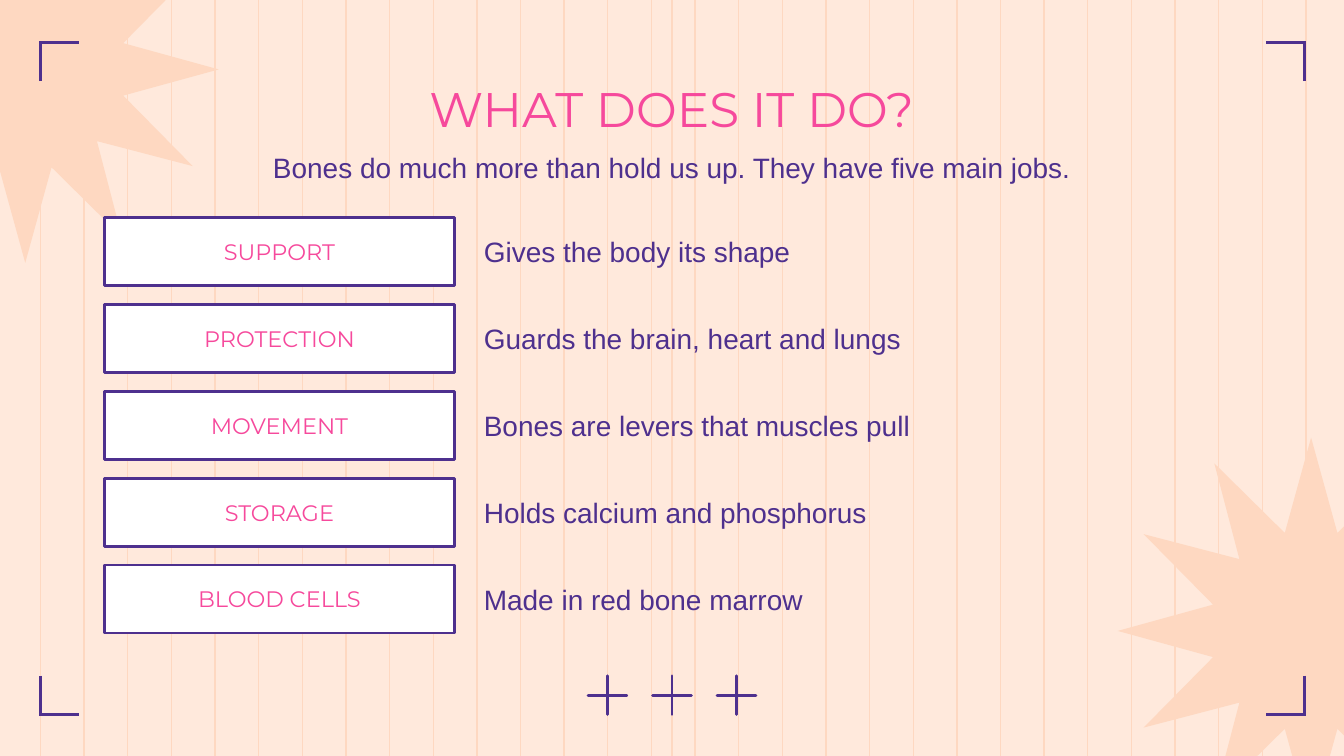
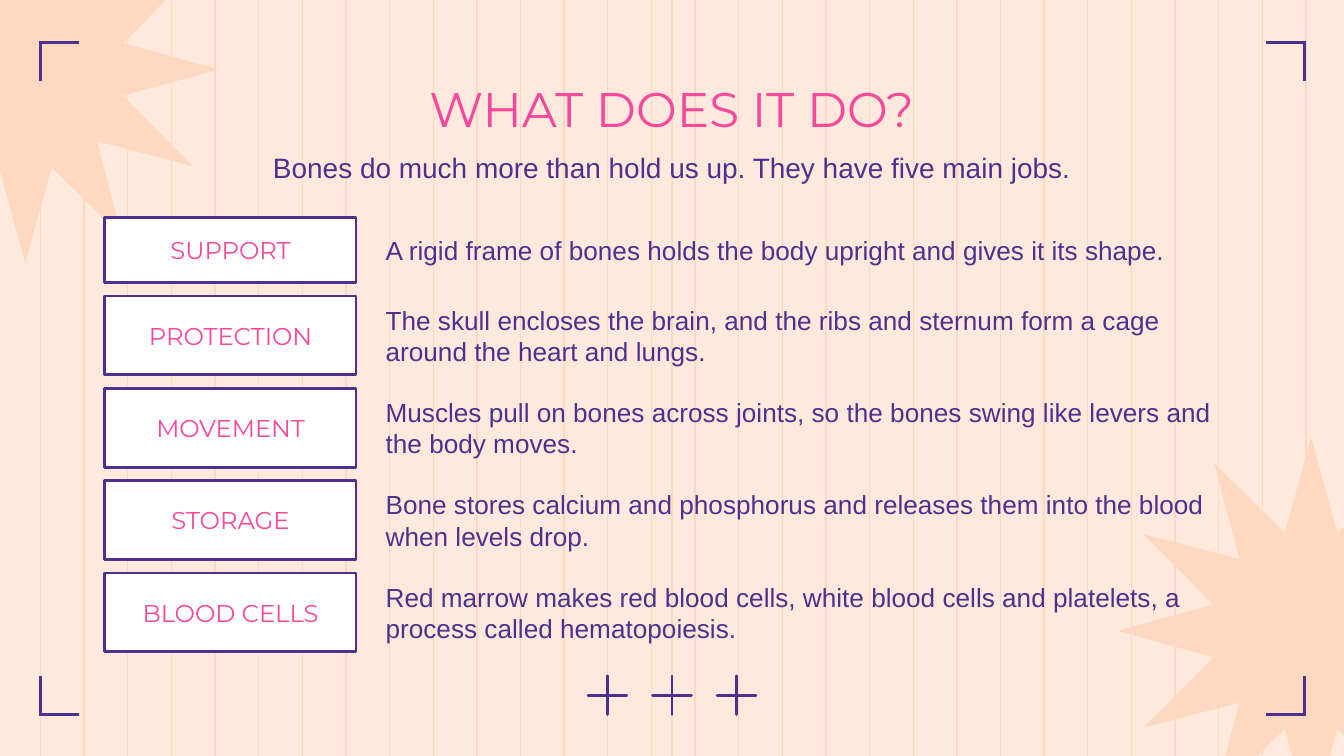
Before and after one commit to Ezkiel2004/Anthropotomy, a slide deck: slide 7 of docs/body-systems/skeletal-system.pptx. Drawn at 1344x756 pixels with LibreOffice and Linux fonts; fonts in the diff are those of the drawing. Boxes give left, top, right and bottom in pixels: in the first picture for what was removed or moved away, otherwise in the second. Text is boxed around its words. In the diff, an @@ line names an element or a change of style, - is before the commit and + after.

```diff
--- a/docs/body-systems/skeletal-system.pptx
+++ b/docs/body-systems/skeletal-system.pptx
@@ rectangle "SUPPORT": place and size @@
-rectangle "SUPPORT" at (105, 218, 454, 286)
+rectangle "SUPPORT" at (105, 218, 356, 282)
@@ text at (386, 241, 1164, 266): text changed; size 15 to 14 pt @@
-Gives the body its shape
+A rigid frame of bones holds the body upright and gives it its shape.
@@ rectangle "PROTECTION": place and size @@
-rectangle "PROTECTION" at (105, 305, 454, 374)
+rectangle "PROTECTION" at (105, 296, 356, 375)
@@ text at (386, 311, 1159, 367): text changed; size 15 to 14 pt @@
-Guards the brain, heart and lungs
+The skull encloses the brain, and the ribs and sternum form a cage around the heart and lungs.
@@ rectangle "MOVEMENT": place and size @@
-rectangle "MOVEMENT" at (105, 391, 454, 460)
+rectangle "MOVEMENT" at (105, 388, 356, 468)
@@ text at (386, 403, 1211, 459): text changed; size 15 to 14 pt @@
-Bones are levers that muscles pull
+Muscles pull on bones across joints, so the bones swing like levers and the body moves.
@@ rectangle "STORAGE": place and size @@
-rectangle "STORAGE" at (105, 478, 454, 547)
+rectangle "STORAGE" at (105, 481, 356, 560)
@@ text at (386, 495, 1203, 552): text changed; size 15 to 14 pt @@
-Holds calcium and phosphorus
+Bone stores calcium and phosphorus and releases them into the blood when levels drop.
@@ size 12 to 13 pt in 5 elements at (105, 218, 356, 282), (105, 296, 356, 375), (105, 388, 356, 468), (105, 481, 356, 560), (105, 573, 356, 652) @@
@@ rectangle "BLOOD CELLS": place and size @@
-rectangle "BLOOD CELLS" at (105, 564, 454, 633)
+rectangle "BLOOD CELLS" at (105, 573, 356, 652)
@@ text at (386, 588, 1180, 644): text changed; size 15 to 14 pt @@
-Made in red bone marrow
+Red marrow makes red blood cells, white blood cells and platelets, a process called hematopoiesis.
```
Also in this commit, not shown: 4 other slides changed, 2 slides added, 1 slide removed.
